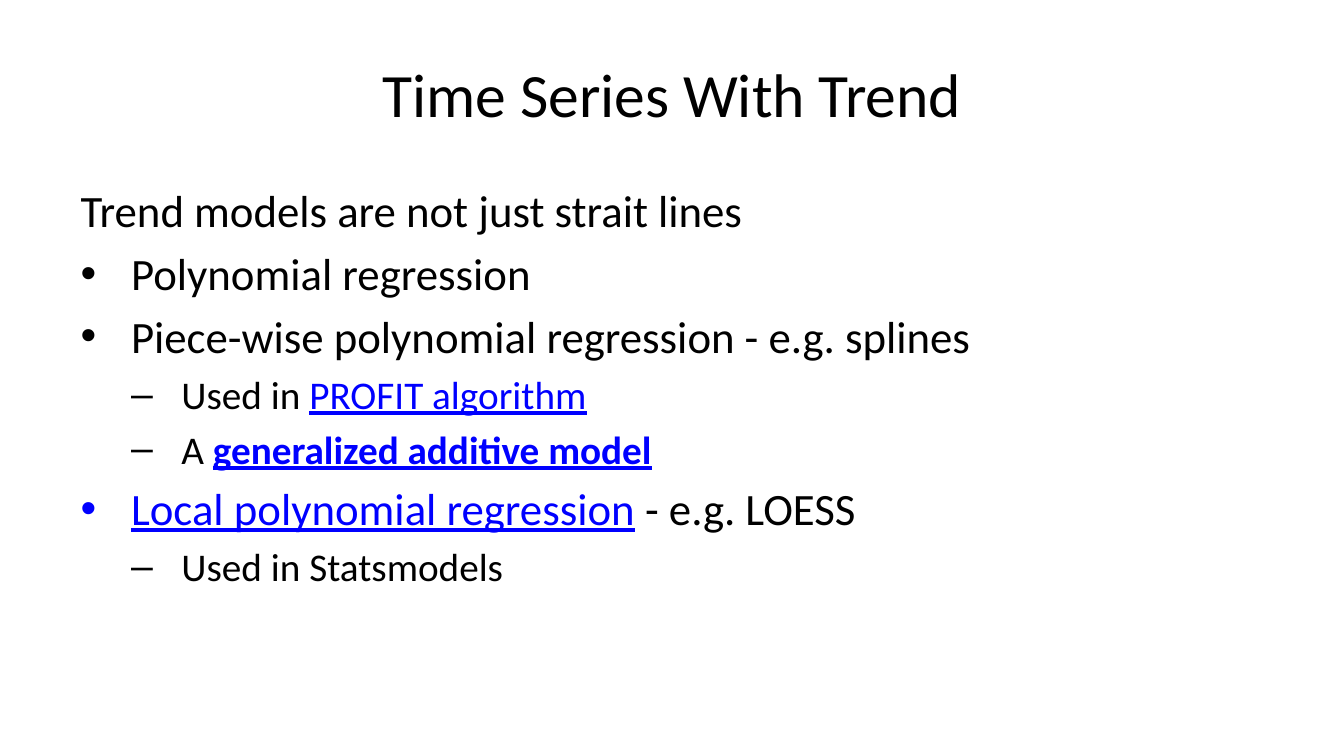
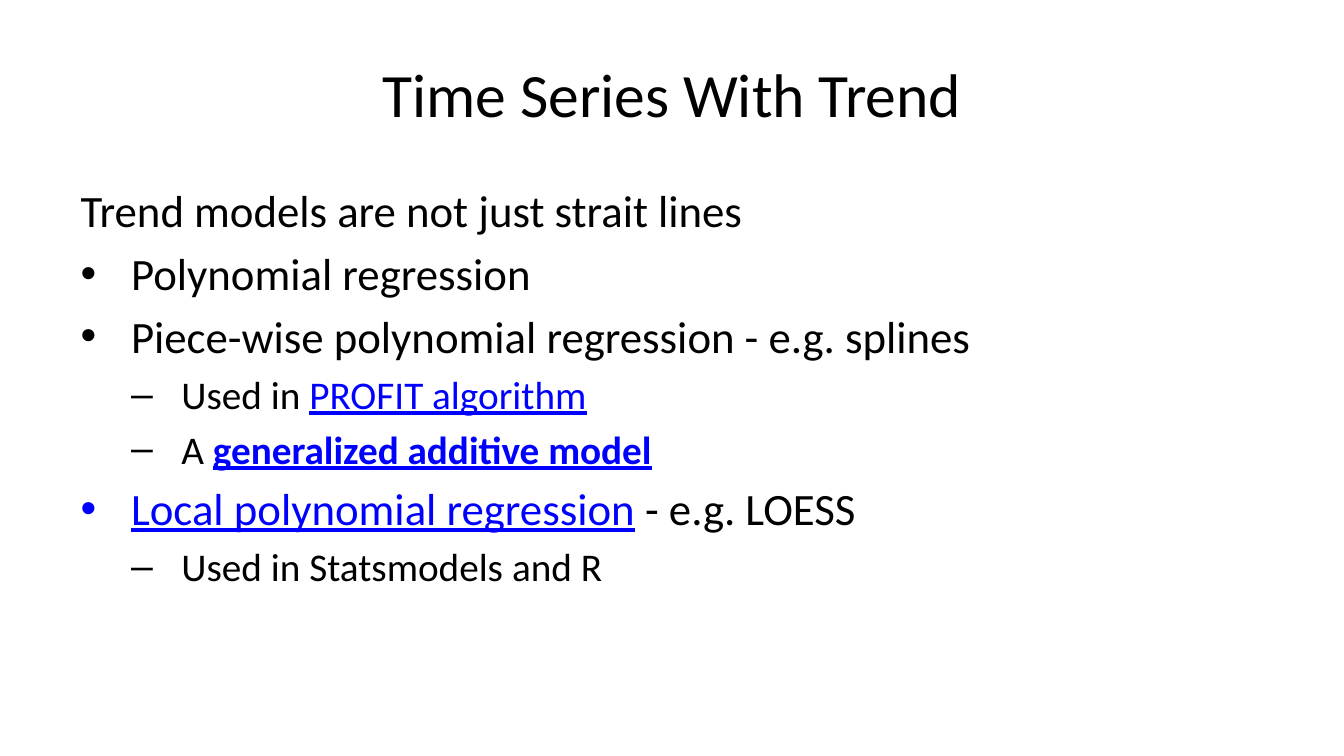
Before and after one commit to StephenElston/CSCI-E-83, a slide deck: slide 33 of LectureSlides/11_IntroductionToTimeSeries.pptx. Drawn at 1344x756 pixels with LibreOffice and Linux fonts; fonts in the diff are those of the drawing. Boxes give left, top, right and bottom in pixels: in the first picture for what was removed or moved away, otherwise in the second. Text is boxed around its words. In the diff, an @@ line names an element or a change of style, - is before the commit and + after.

```diff
--- a/LectureSlides/11_IntroductionToTimeSeries.pptx
+++ b/LectureSlides/11_IntroductionToTimeSeries.pptx
@@ text at <box>181,553,602,582</box>: text changed @@
-  – Used in Statsmodels
+  – Used in Statsmodels and R
```
Also in this commit, not shown: 8 other slides changed, 1 slide added.
